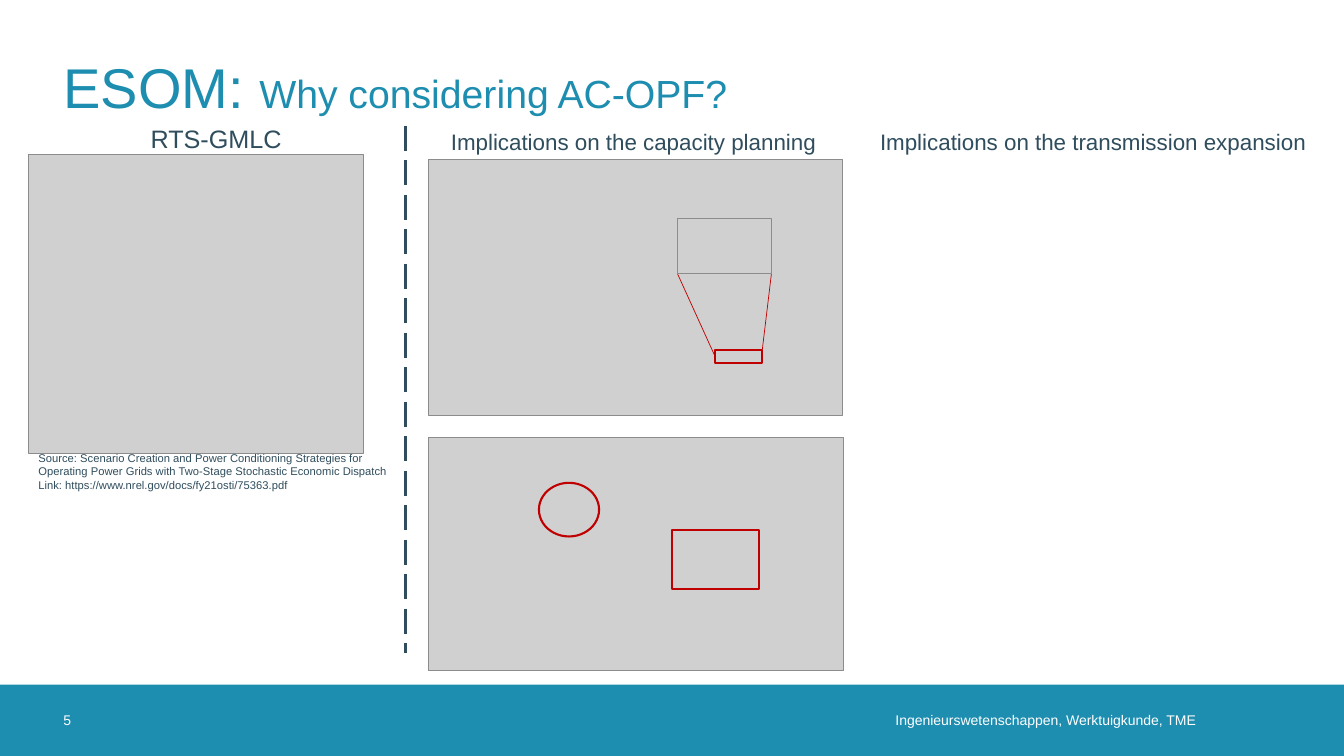
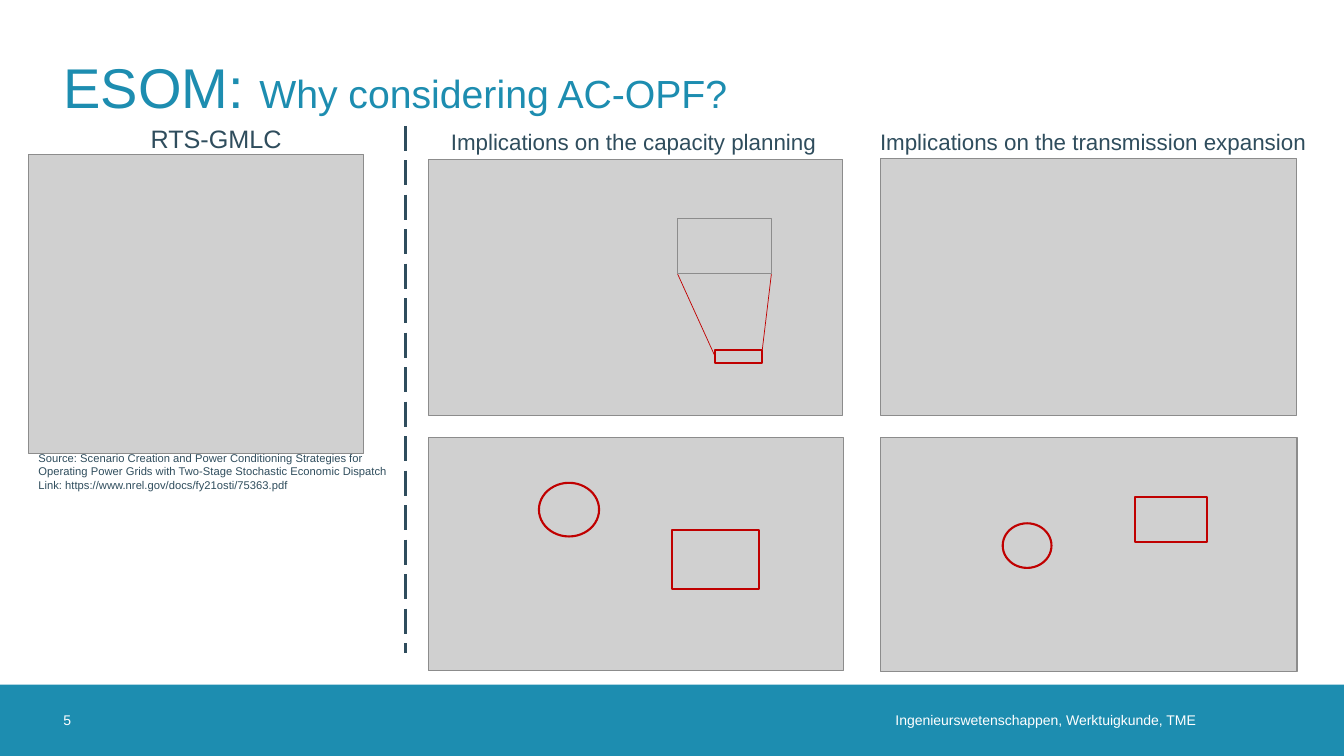
Before and after one commit to erikfilias/JointResearch, a slide deck: slide 5 of 02. Presentations/PresentationGroup.pptx. Drawn at 1344x756 pixels with LibreOffice and Linux fonts; fonts in the diff are those of the drawing; grey boxes stand for pictures; background and template pictures are left out. Boxes give left, top, right and bottom in pixels: in the first picture for what was removed or moved away, otherwise in the second. Text is boxed around its words. In the diff, an @@ line names an element or a change of style, - is before the commit and + after.

```diff
--- a/02. Presentations/PresentationGroup.pptx
+++ b/02. Presentations/PresentationGroup.pptx
@@ picture added at (881,158,1297,415) @@
@@ picture added at (880,438,1297,673) @@
@@ rectangle added at (1135,497,1207,541), outline #C00000 1.5 pt @@
@@ ellipse added at (1003,523,1052,568), outline #C00000 1.5 pt @@
```
Also in this commit, not shown: 1 other slide changed.
